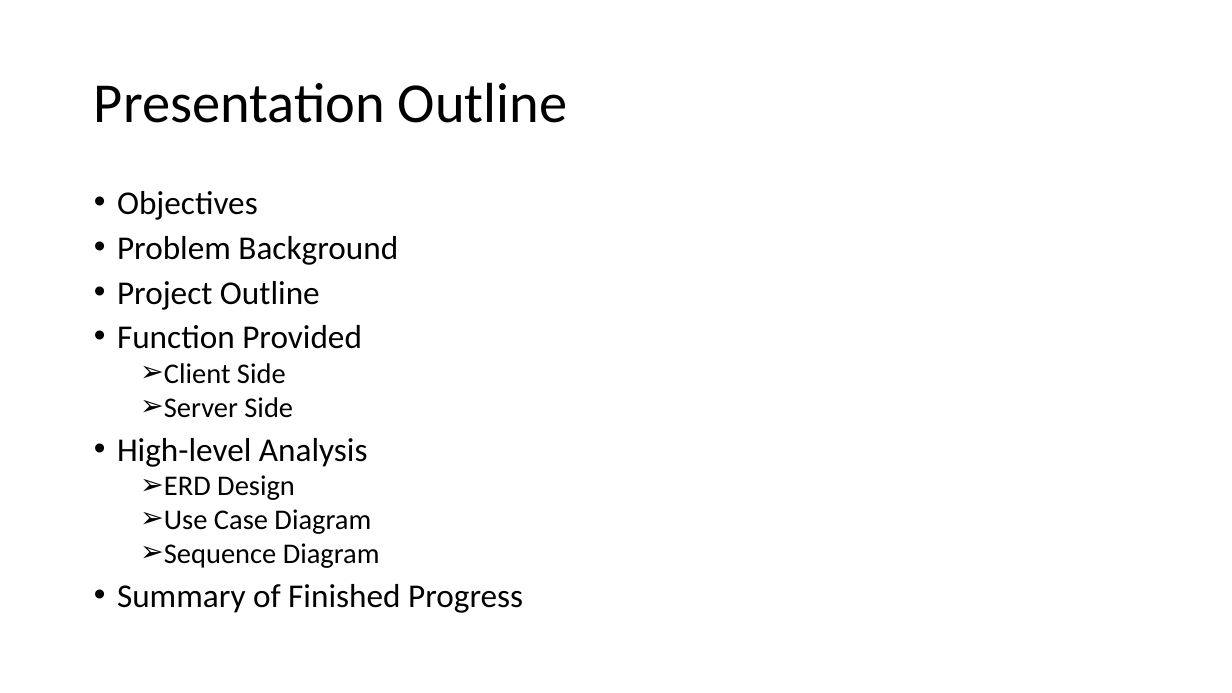
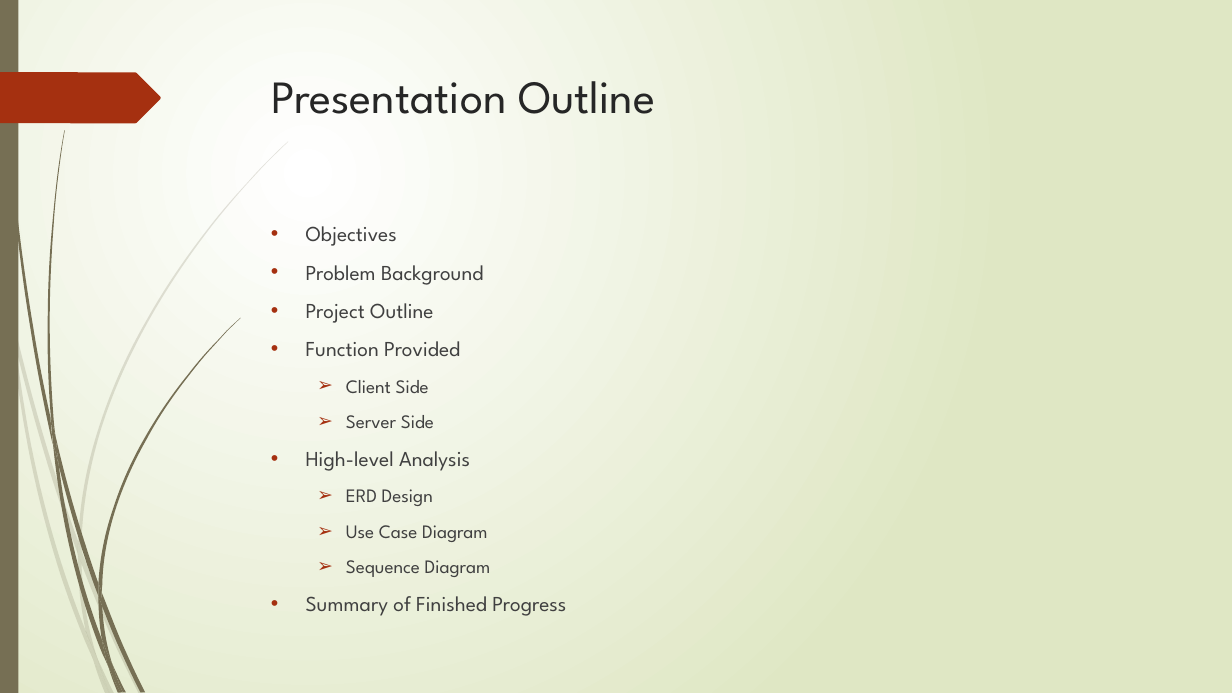
Before and after one commit to Ethan7102/FYP, a slide deck: slide 2 of FYP_document/Interim Report/Interim Report.pptx. Drawn at 1232x693 pixels with LibreOffice and Linux fonts; fonts in the diff are those of the drawing. Boxes give left, top, right and bottom in pixels: in the first picture for what was removed or moved away, otherwise in the second. Text is boxed around its words. In the diff, an @@ line names an element or a change of style, - is before the commit and + after.

```diff
--- a/FYP_document/Interim Report/Interim Report.pptx
+++ b/FYP_document/Interim Report/Interim Report.pptx
@@ background #FFFFFF to gradient #FFFFFF to #DFE8C4 @@
@@ rectangle added at (0, 0, 18, 693), fill #766F54 @@
@@ freeform shape added at (0, 72, 161, 123), fill #A53010 @@
@@ title "Presentation Outline": place and size @@
-title "Presentation Outline" at (94, 82, 567, 123)
+title "Presentation Outline" at (271, 81, 655, 114)
@@ title "Presentation Outline" at (271, 81, 655, 114): size 44 to 36 pt, font Calibri to League Spartan, text colour #000000 to #262626; line spacing 0.9 to 1; vertical alignment middle to top @@
@@ text "Objectives": place and size @@
-text "Objectives" at (117, 191, 523, 613)
+text "Objectives" at (306, 226, 566, 616)
@@ text "Objectives" at (306, 226, 566, 616): size 25.9 to 16.6 pt in "Objectives", "Problem Background", "Project Outline", "Function Provided" and 2 more places; font Calibri to League Spartan, text colour #000000 to #404040; size 22.2 to 14.8 pt in "Client Side", "Server Side", "ERD Design", "Use Case Diagram" and 1 more places; indent changed; line spacing 0.8 to 1; more space between paragraphs @@
@@ group added at (0, 141, 288, 693): 10 freeform shapes @@
@@ group added at (3, 0, 240, 693): 12 freeform shapes @@
```
Also in this commit, not shown: 3 other slides changed, 14 slides added, 1 slide removed, 16 other files.
